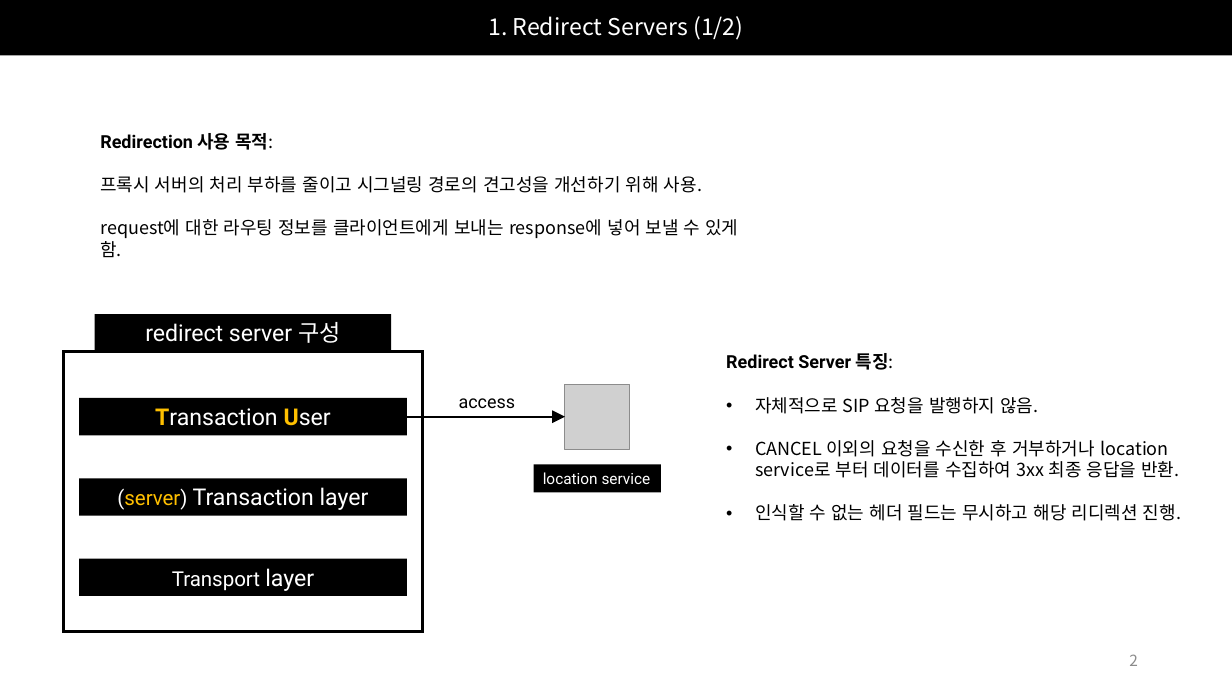
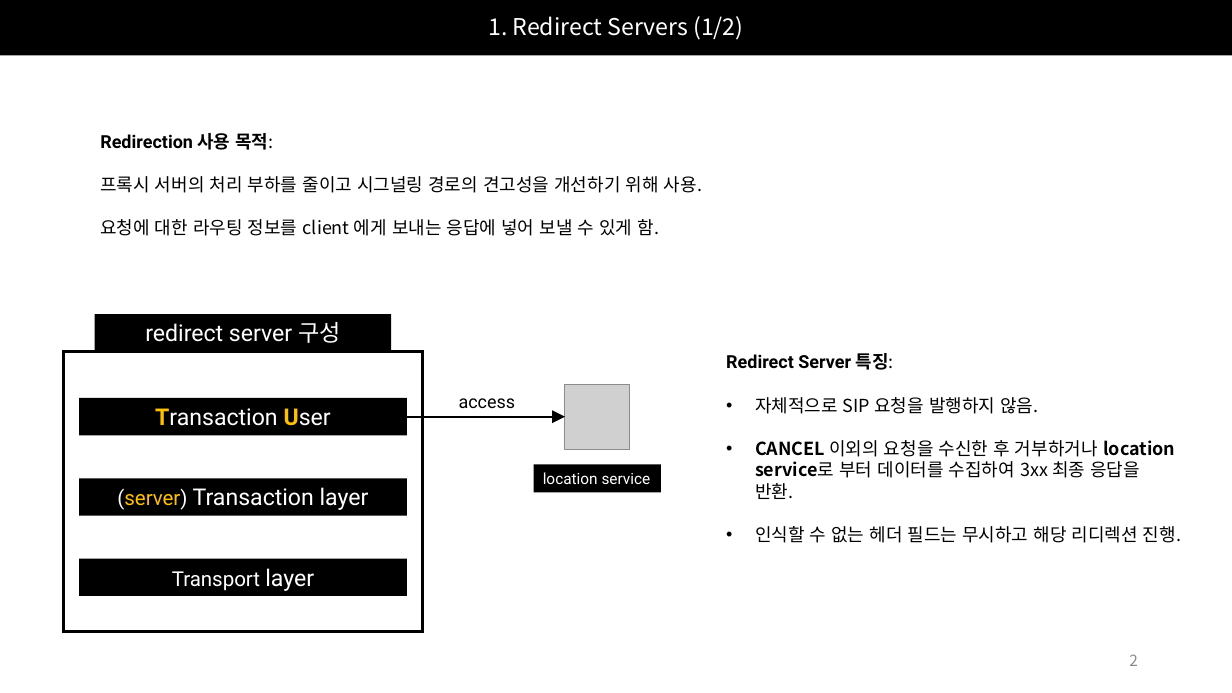
Before and after one commit to Epsilonely/SIP-Survey, a slide deck: slide 2 of 세미나 2차.pptx. Drawn at 1232x693 pixels with LibreOffice and Linux fonts; fonts in the diff are those of the drawing; grey boxes stand for pictures. Boxes give left, top, right and bottom in pixels: in the first picture for what was removed or moved away, otherwise in the second. Text is boxed around its words. In the diff, an @@ line names an element or a change of style, - is before the commit and + after.

```diff
--- a/세미나 2차.pptx
+++ b/세미나 2차.pptx
@@ text at (x1=100, y1=219, x2=659, y2=236): text changed @@
-request에 대한 라우팅 정보를 클라이언트에게 보내는 response에 넣어 보낼 수 있게 함.
+요청에 대한 라우팅 정보를 client 에게 보내는 응답에 넣어 보낼 수 있게 함.
@@ text at (x1=755, y1=440, x2=1175, y2=499): bold on in "CANCEL location service로" @@
```
Also in this commit, not shown: 6 other slides changed, 11 slides added.
